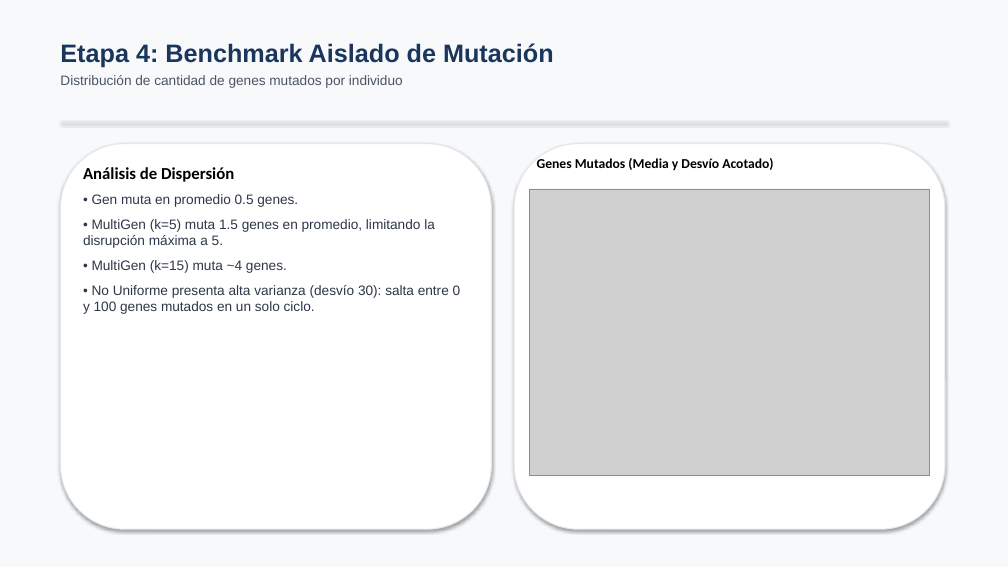
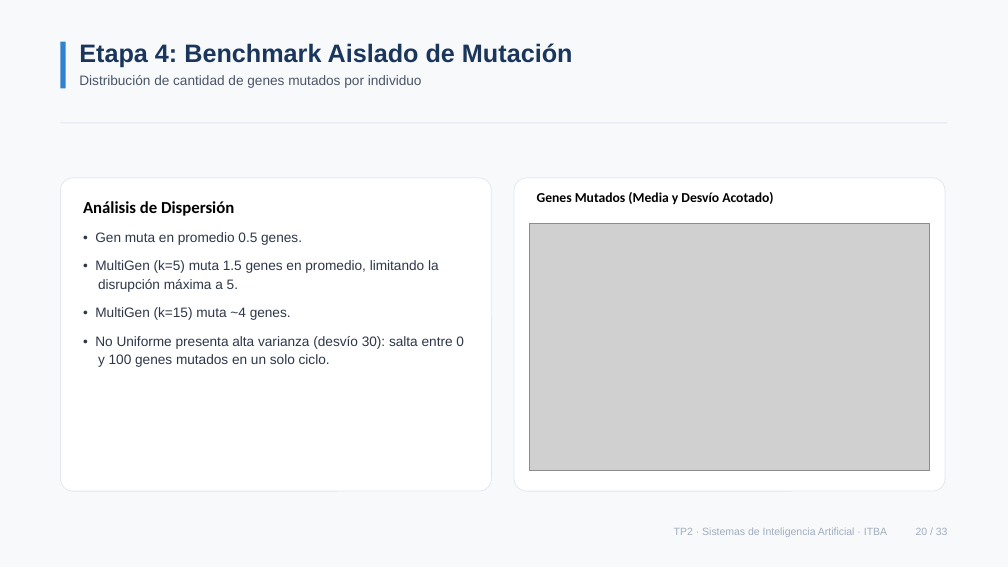
Before and after one commit to cgarros33/sia-tp2, a slide deck: slide 20 of docs/presentacion/presentacion_tp2.pptx. Drawn at 1008x567 pixels with LibreOffice and Linux fonts; fonts in the diff are those of the drawing; grey boxes stand for pictures. Boxes give left, top, right and bottom in pixels: in the first picture for what was removed or moved away, otherwise in the second. Text is boxed around its words. In the diff, an @@ line names an element or a change of style, - is before the commit and + after.

```diff
--- a/docs/presentacion/presentacion_tp2.pptx
+++ b/docs/presentacion/presentacion_tp2.pptx
@@ rectangle at [0, 0, 1008, 567]: shadow off @@
@@ rectangle added at [60, 42, 66, 88], fill #3182CE @@
@@ text "Etapa 4: Benchmark Aislado de ...": place and size @@
-text "Etapa 4: Benchmark Aislado de ..." at [60, 43, 554, 88]
+text "Etapa 4: Benchmark Aislado de ..." at [79, 43, 573, 88]
@@ rectangle at [60, 123, 948, 123]: shadow off @@
@@ rounded rectangle: place and size @@
-rounded rectangle at [60, 144, 492, 529]
+rounded rectangle at [60, 178, 492, 491]
@@ rounded rectangle at [60, 178, 492, 491]: outline #E2E8F0 1 pt to #E2E8F0 0.75 pt; shadow off; proportions changed @@
@@ rounded rectangle at [514, 178, 945, 491]: outline #E2E8F0 1 pt to #E2E8F0 0.75 pt; shadow off; proportions changed @@
@@ rounded rectangle: place and size @@
-rounded rectangle at [514, 144, 945, 529]
+rounded rectangle at [514, 178, 945, 491]
@@ text "Análisis de Dispersión": place and size @@
-text "Análisis de Dispersión" at [83, 167, 461, 314]
+text "Análisis de Dispersión" at [83, 201, 464, 367]
@@ text "Genes Mutados (Media y Desvío ...": place and size @@
-text "Genes Mutados (Media y Desvío ..." at [537, 158, 773, 170]
+text "Genes Mutados (Media y Desvío ..." at [537, 192, 773, 204]
@@ text at [95, 232, 464, 367]: indent changed; line spacing 1 to 1.15; more space between paragraphs @@
@@ picture: place and size @@
-picture at [529, 189, 930, 475]
+picture at [529, 223, 930, 470]
@@ text added at [674, 527, 948, 537], 10 pt, text #A0AEC0 @@
+TP2 · Sistemas de Inteligencia Artificial · ITBA 20 / 33
```
Also in this commit, not shown: 32 other slides changed, 1 other file.
